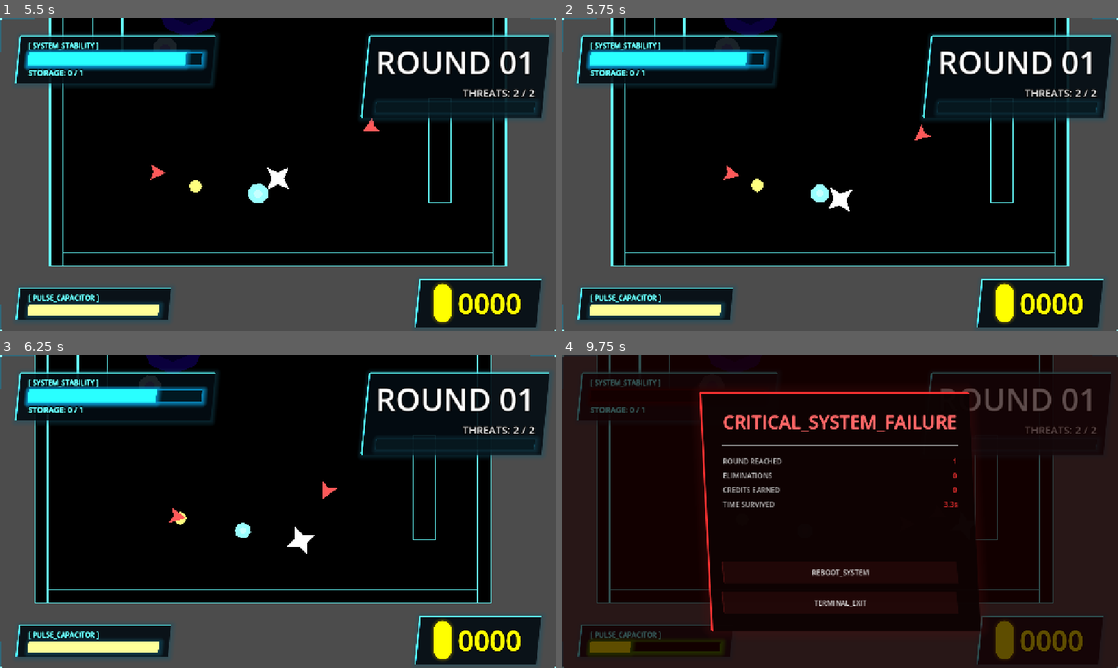
Above: before the commit, frames 1-4 (two rows, left to right).
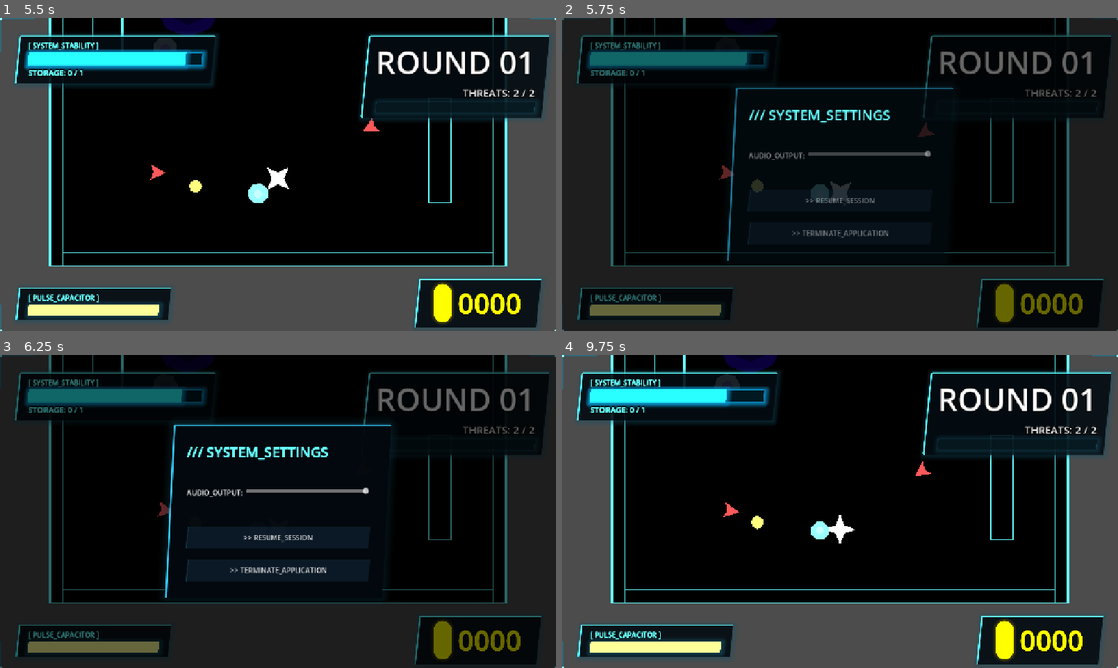
Above: after the commit, the same moments.

Repository: ViSaLrOxX/GUDEV-spring-gamejam-2026
Game: Godot game, scene res://scenes/menu.tscn
Same seed, same stepped clock (60 frames per second), same inputs: the game is played once before the commit and once after it.
Inputs (mouse positions are in pixels of both pictures, inside the frame that each line leads up to):
- Up to frame 1 (5.5 s): click "PLAY" at 0.5 s; tap Enter at 1.25 s; move the mouse to (250, 237) at 1.27 s; hold B (shop) 1.28-2.03 s; hold W (move_up) 1.28-2.78 s; move the mouse to (444, 221) at 2.02 s; tap Shift (dash) at 2.1, 5.1 s; tap B (shop) at 2.27, 2.3, 2.57, 3.05, 3.6, 3.77, 4.07 s; move the mouse to (111, 127) at 2.77 s; press the mouse at (111, 127) at 2.78 s; hold A (move_left) 2.78-4.25 s; move the mouse to (305, 174) at 3.52 s; release the mouse at (305, 174) at 3.53 s; click "REBOOT_SYSTEM" at 4.25 s; tap Space at 5 s; move the mouse to (194, 96) at 5.02 s; hold S (move_down) from 5.03 s (still down); hold B (shop) from 5.03 s (still down)
- Up to frame 2 (5.75 s): keep holding S (move_down); keep holding B (shop); tap Escape (ui_cancel) at 5.65 s
- Up to frame 3 (6.25 s): move the mouse to (400, 495) at 5.77 s; release S (move_down) at 5.78 s; release B (shop) at 5.78 s; hold D (move_right) from 5.78 s (still down); click (400, 495) at 5.85 s; tap B (shop) at 6.02, 6.05 s
- Up to frame 4 (9.75 s): tap B (shop) at 6.32, 7.52, 7.55, 7.82, 8.27, 8.3, 8.57, 8.85, 9.02, 9.32 s; move the mouse to (728, 527) at 6.52 s; release D (move_right) at 6.53 s; hold W (move_up) 6.53-7.28 s; hold B (shop) 6.53-7.28 s; move the mouse to (895, 442) at 7.27 s; hold D (move_right) 7.28-9.5 s; tap Shift (dash) at 7.35 s; move the mouse to (812, 574) at 8.02 s; press the mouse at (812, 574) at 8.03 s; move the mouse to (1006, 558) at 8.77 s; release the mouse at (1006, 558) at 8.78 s; click (840, 536) at 9.5 s, where only the run after the commit has a clickable ">> RESUME_SESSION"

Frame 1 is identical in both runs. In frame 2, 41% of the frame differs, in the area x 0-100%, y 0-100%; in frame 3, 42%; in frame 4, 47%.

Commit message:
Implement styled settings menu with volume control and quit functionality

Diff:
--- a/scripts/audio_manager.gd
+++ b/scripts/audio_manager.gd
@@ -29,12 +29,22 @@
 var _pool_size = 16
 var _pool = []
 var _next_player = 0
+var _master_volume = 1.0
 
 func _create_pool() -> void:
 	for i in range(_pool_size):
 		var p = AudioStreamPlayer.new()
 		add_child(p)
 		_pool.append(p)
+
+func set_volume(value: float) -> void:
+	_master_volume = clampf(value, 0.0, 1.0)
+	var db = linear_to_db(_master_volume)
+	for p in _pool:
+		p.volume_db = db
+
+func get_volume() -> float:
+	return _master_volume
 
 func play_sfx(sound_name: String, pitch_rng: float = 0.1) -> void:
 	if not sounds.has(sound_name) or sounds[sound_name] == null:
@@ -43,6 +53,7 @@
 
 	var player = _pool[_next_player]
 	player.stream = sounds[sound_name]
+	player.volume_db = linear_to_db(_master_volume)
 	player.pitch_scale = randf_range(1.0 - pitch_rng, 1.0 + pitch_rng)
 	player.play()
 	# print("[AudioManager] Playing: ", sound_name)
--- a/scripts/game.gd
+++ b/scripts/game.gd
@@ -46,6 +46,7 @@
 var inventory : Array = []
 var is_waiting_to_start : bool = true
 var is_shop_open : bool = false
+var is_settings_open : bool = false
 var _transition_lock_timer : float = 0.0
 const TRANSITION_DELAY : float = 0.8
 var _was_moving_on_load : bool = true
@@ -244,6 +245,11 @@
 	if open_shop: _open_shop()
 
 func _input(event: InputEvent) -> void:
+	if event.is_action_pressed("ui_cancel"):
+		if is_settings_open: _close_settings()
+		elif not is_shop_open: _open_settings()
+		return
+
 	if is_waiting_to_start and event.is_action_pressed("shop") and _transition_lock_timer <= 0.0:
 		if not is_shop_open: _open_shop()
 		else: _close_shop()
@@ -460,6 +466,62 @@
 	_transition_lock_timer = 0.2 # Reduced delay
 	is_waiting_to_start = true; _was_moving_on_load = true; Engine.time_scale = SLOW_TIME_SCALE; target_time_scale = SLOW_TIME_SCALE
 	shop_hint_label.visible = true; shop_hint_label.text = "MOVE TO INITIATE"
+
+func _open_settings() -> void:
+	if is_settings_open or is_shop_open: return
+	is_settings_open = true; get_tree().paused = true
+
+	var canvas = CanvasLayer.new(); canvas.name = "SettingsUI"; canvas.layer = 25; add_child(canvas)
+	canvas.process_mode = Node.PROCESS_MODE_ALWAYS
+
+	var bg_rect = ColorRect.new(); bg_rect.set_anchors_and_offsets_preset(Control.PRESET_FULL_RECT); bg_rect.color = Color(0, 0, 0, 0.6); canvas.add_child(bg_rect)
+
+	var center = CenterContainer.new(); center.set_anchors_and_offsets_preset(Control.PRESET_FULL_RECT); canvas.add_child(center)
+	var tech_cyan = Color(0.2, 0.8, 1.0); var tech_bg = Color(0.01, 0.03, 0.05, 0.95)
+
+	var panel = PanelContainer.new(); panel.custom_minimum_size = Vector2(500, 400); center.add_child(panel)
+	panel.pivot_offset = Vector2(250, 200)
+
+	var p_style = StyleBoxFlat.new(); p_style.bg_color = tech_bg; p_style.border_width_left = 4; p_style.border_width_top = 4; p_style.border_color = tech_cyan; p_style.skew = Vector2(0.05, 0.0); p_style.shadow_color = tech_cyan * 0.3; p_style.shadow_size = 20
+	p_style.content_margin_left = 40; p_style.content_margin_right = 40; p_style.content_margin_top = 40; p_style.content_margin_bottom = 40
+	panel.add_theme_stylebox_override("panel", p_style)
+
+	var vbox = VBoxContainer.new(); vbox.add_theme_constant_override("separation", 25); panel.add_child(vbox)
+
+	var title = Label.new(); title.text = "/// SYSTEM_SETTINGS"; title.add_theme_font_size_override("font_size", 32); title.add_theme_color_override("font_color", tech_cyan * 2.0); vbox.add_child(title)
+
+	var sep = HSeparator.new(); sep.custom_minimum_size = Vector2(0, 10); vbox.add_child(sep)
+
+	# Volume Slider
+	var vol_hbox = HBoxContainer.new(); vbox.add_child(vol_hbox)
+	var vol_label = Label.new(); vol_label.text = "AUDIO_OUTPUT: "; vol_hbox.add_child(vol_label)
+	var slider = HSlider.new(); slider.size_flags_horizontal = Control.SIZE_EXPAND_FILL; slider.min_value = 0.0; slider.max_value = 1.0; slider.step = 0.05; vol_hbox.add_child(slider)
+
+	if has_node("/root/AudioManager"):
+		slider.value = get_node("/root/AudioManager").get_volume()
+
+	slider.value_changed.connect(func(val):
+		if has_node("/root/AudioManager"): get_node("/root/AudioManager").set_volume(val)
+	)
+
+	vbox.add_spacer(false)
+
+	var btn_style = StyleBoxFlat.new(); btn_style.bg_color = Color(0.1, 0.2, 0.3, 0.4); btn_style.border_width_left = 2; btn_style.border_color = tech_cyan * 0.5; btn_style.skew = Vector2(0.1, 0.0)
+	var btn_h = btn_style.duplicate(); btn_h.bg_color = tech_cyan * 0.2; btn_h.border_color = tech_cyan * 2.0
+
+	var resume_btn = Button.new(); resume_btn.text = ">> RESUME_SESSION"; resume_btn.custom_minimum_size = Vector2(0, 50); resume_btn.add_theme_stylebox_override("normal", btn_style); resume_btn.add_theme_stylebox_override("hover", btn_h); resume_btn.pressed.connect(func(): _close_settings()); vbox.add_child(resume_btn)
+
+	var quit_btn = Button.new(); quit_btn.text = ">> TERMINATE_APPLICATION"; quit_btn.custom_minimum_size = Vector2(0, 50); quit_btn.add_theme_stylebox_override("normal", btn_style); quit_btn.add_theme_stylebox_override("hover", btn_h); quit_btn.pressed.connect(func(): get_tree().quit()); vbox.add_child(quit_btn)
+
+	# Animation
+	panel.modulate.a = 0.0; panel.scale = Vector2(0.9, 0.9)
+	var tw = create_tween().set_pause_mode(Tween.TWEEN_PAUSE_PROCESS).set_parallel(true)
+	tw.tween_property(panel, "modulate:a", 1.0, 0.15)
+	tw.tween_property(panel, "scale", Vector2(1.0, 1.0), 0.2).set_trans(Tween.TRANS_BACK)
+
+func _close_settings() -> void:
+	var settings = get_node_or_null("SettingsUI"); if settings: settings.queue_free()
+	is_settings_open = false; get_tree().paused = false; _last_real_ms = Time.get_ticks_msec()
 
 func _show_game_over_screen() -> void:
 	game_active = false; var go = CanvasLayer.new(); go.name = "GameOverUI"; go.layer = 30; add_child(go)
